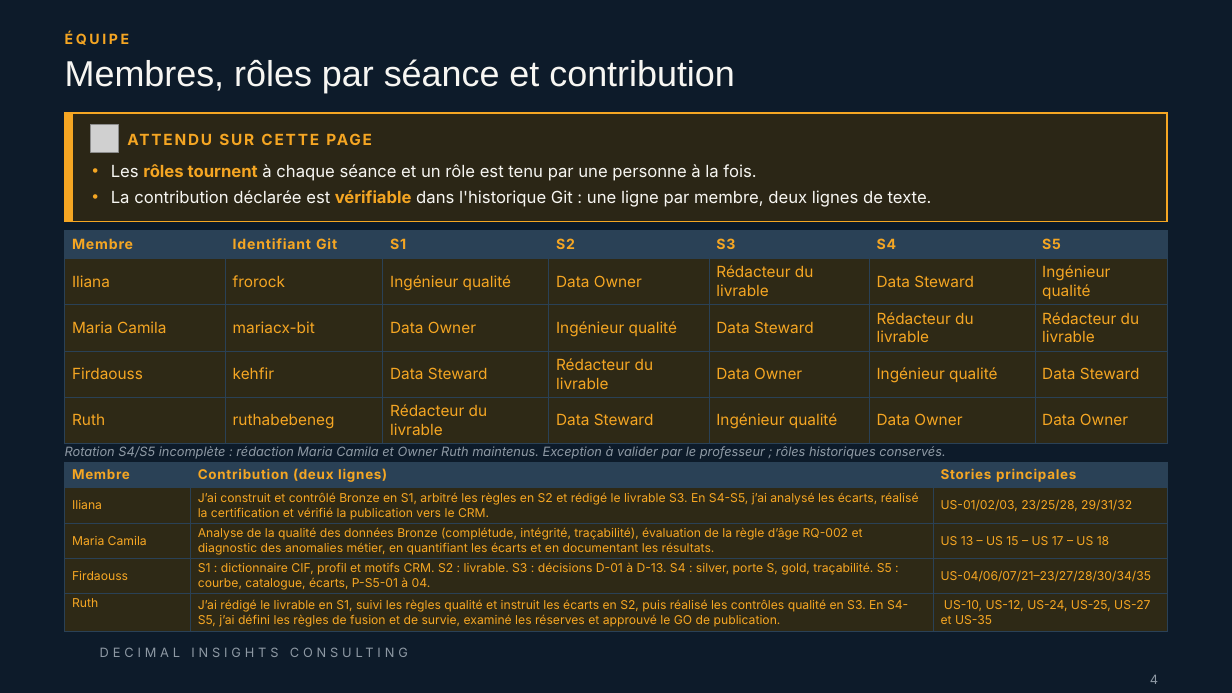
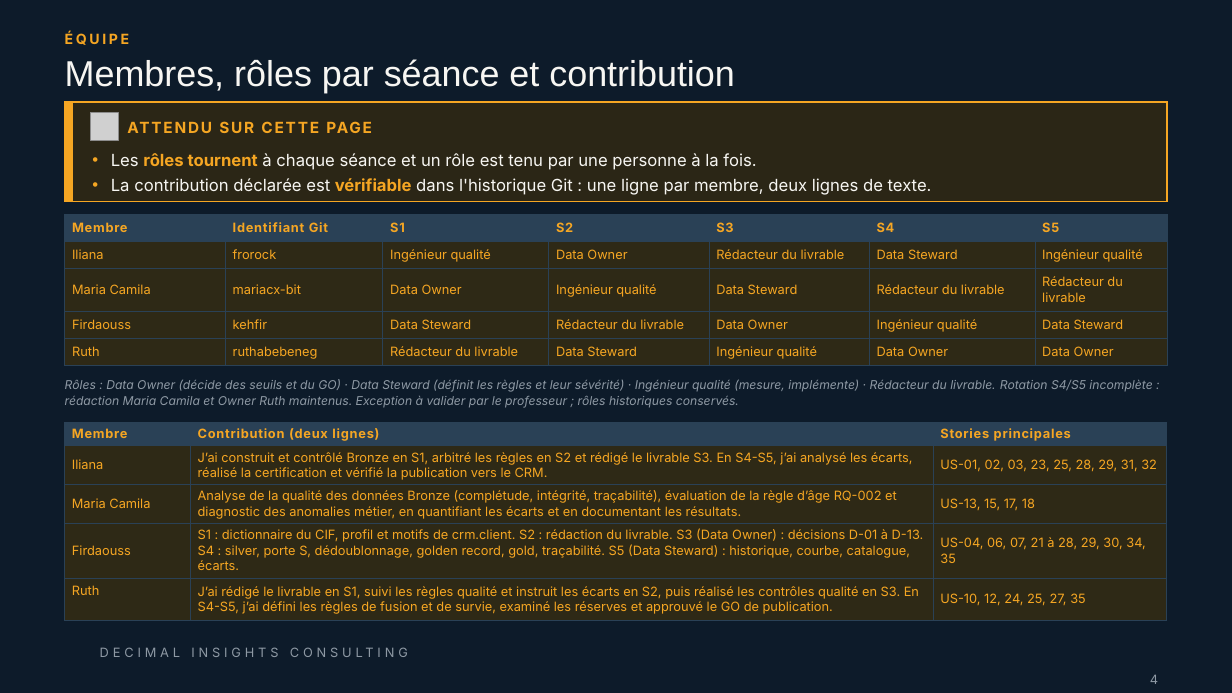
Before and after one commit to ruthabebeneg/td-qualite-g02, a slide deck: slide 4 of livrables/Livrable_Groupe_TD_AssurConnect.pptx. Drawn at 1232x693 pixels with LibreOffice and Linux fonts; fonts in the diff are those of the drawing; grey boxes stand for pictures; background and template pictures are left out. Boxes give left, top, right and bottom in pixels: in the first picture for what was removed or moved away, otherwise in the second. Text is boxed around its words. In the diff, an @@ line names an element or a change of style, - is before the commit and + after.

Commit message:
docs: finaliser les livrables et les supports du groupe G02

```diff
--- a/livrables/Livrable_Groupe_TD_AssurConnect.pptx
+++ b/livrables/Livrable_Groupe_TD_AssurConnect.pptx
@@ rectangle: place and size @@
-rectangle at box(65, 114, 1167, 222)
+rectangle at box(65, 102, 1167, 201)
@@ rectangle: place and size @@
-rectangle at box(65, 114, 73, 222)
+rectangle at box(65, 102, 73, 201)
@@ picture: place and size @@
-picture at box(91, 125, 118, 152)
+picture at box(91, 113, 118, 140)
@@ text "ATTENDU SUR CETTE PAGE": place and size @@
-text "ATTENDU SUR CETTE PAGE" at box(128, 126, 867, 152)
+text "ATTENDU SUR CETTE PAGE" at box(128, 114, 867, 140)
@@ text "Les rôles tournent à chaque ...": place and size @@
-text "Les rôles tournent à chaque ..." at box(111, 164, 932, 207)
+text "Les rôles tournent à chaque ..." at box(111, 153, 932, 195)
@@ table at box(65, 214, 1166, 366) @@
@@ size 11 to 10 pt in "Membre", "Identifiant Git", "S1", "S2" and 3 more places @@
@@ size 12 to 10 pt @@
@@ table: place and size @@
-table at box(65, 231, 1166, 440)
+table at box(65, 214, 1166, 366)
@@ text at box(65, 379, 1152, 408): text changed; size 10 to 9.5 pt @@
-Rotation S4/S5 incomplète : rédaction Maria Camila et Owner Ruth maintenus. Exception à valider par le professeur ; rôles historiques conservés.
+Rôles : Data Owner (décide des seuils et du GO) · Data Steward (définit les règles et leur sévérité) · Ingénieur qualité (mesure, implémente) · Rédacteur du livrable. Rotation S4/S5 incomplète : rédaction Maria Camila et Owner Ruth maintenus. Exception à valider par le professeur ; rôles historiques conservés.
@@ table at box(65, 423, 1167, 621) @@
-row 2, column 3: US-01/02/03, 23/25/28, 29/31/32
+row 2, column 3: US-01, 02, 03, 23, 25, 28, 29, 31, 32
-row 3, column 3: US 13 – US 15 – US 17 – US 18
+row 3, column 3: US-13, 15, 17, 18
-row 4, column 2: S1 : dictionnaire CIF, profil et motifs CRM. S2 : livrable. S3 : décisions D-01 à D-13. S4 : silver, porte S, gold, traçabilité. S5 : courbe, catalogue, écarts, P-S5-01 à 04.
+row 4, column 2: S1 : dictionnaire du CIF, profil et motifs de crm.client. S2 : rédaction du livrable. S3 (Data Owner) : décisions D-01 à D-13. S4 : silver, porte S, dédoublonnage, golden record, gold, traçabilité. S5 (Data Steward) : historique, courbe, catalogue, écarts.
-row 4, column 3: US-04/06/07/21–23/27/28/30/34/35
+row 4, column 3: US-04, 06, 07, 21 à 28, 29, 30, 34, 35
-row 5, column 3: US-10, US-12, US-24, US-25, US-27 et US-35
+row 5, column 3: US-10, 12, 24, 25, 27, 35
@@ size 10.5 to 10 pt in "Membre", "Contribution (deux lignes)", "Stories principales" @@
@@ size 9.5 to 10 pt in "Iliana", "J’ai construit et contrôlé Bronze en S1, ...", "Maria Camila", "Analyse de la qualité des données Bronze ..." and 3 more places @@
@@ table: place and size @@
-table at box(65, 462, 1167, 631)
+table at box(65, 423, 1167, 621)
```
Also in this commit, not shown: 41 other slides changed, 12 other files.
